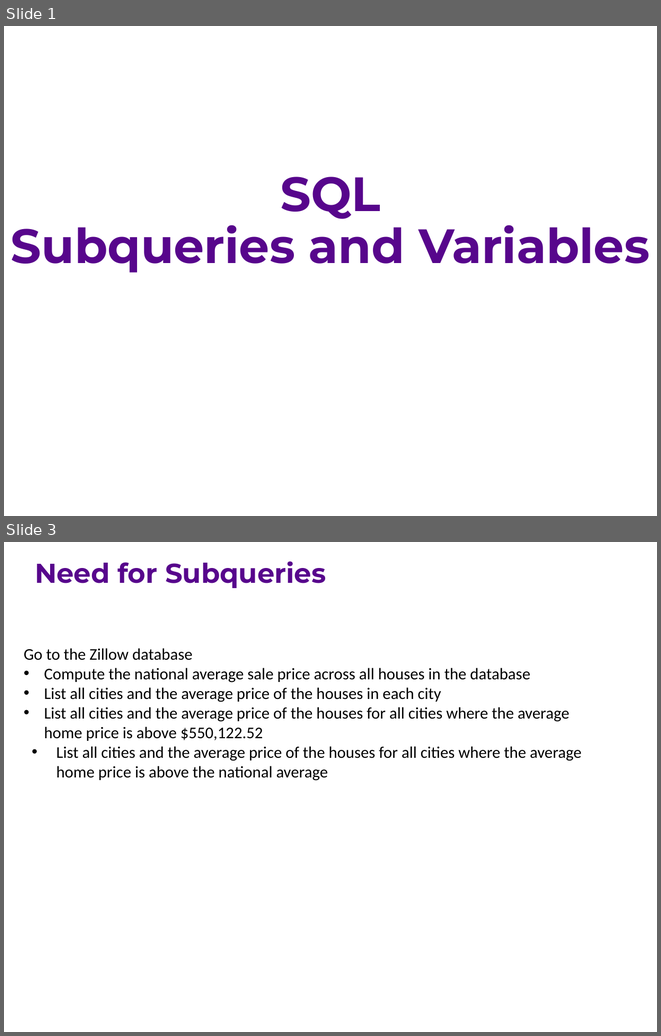
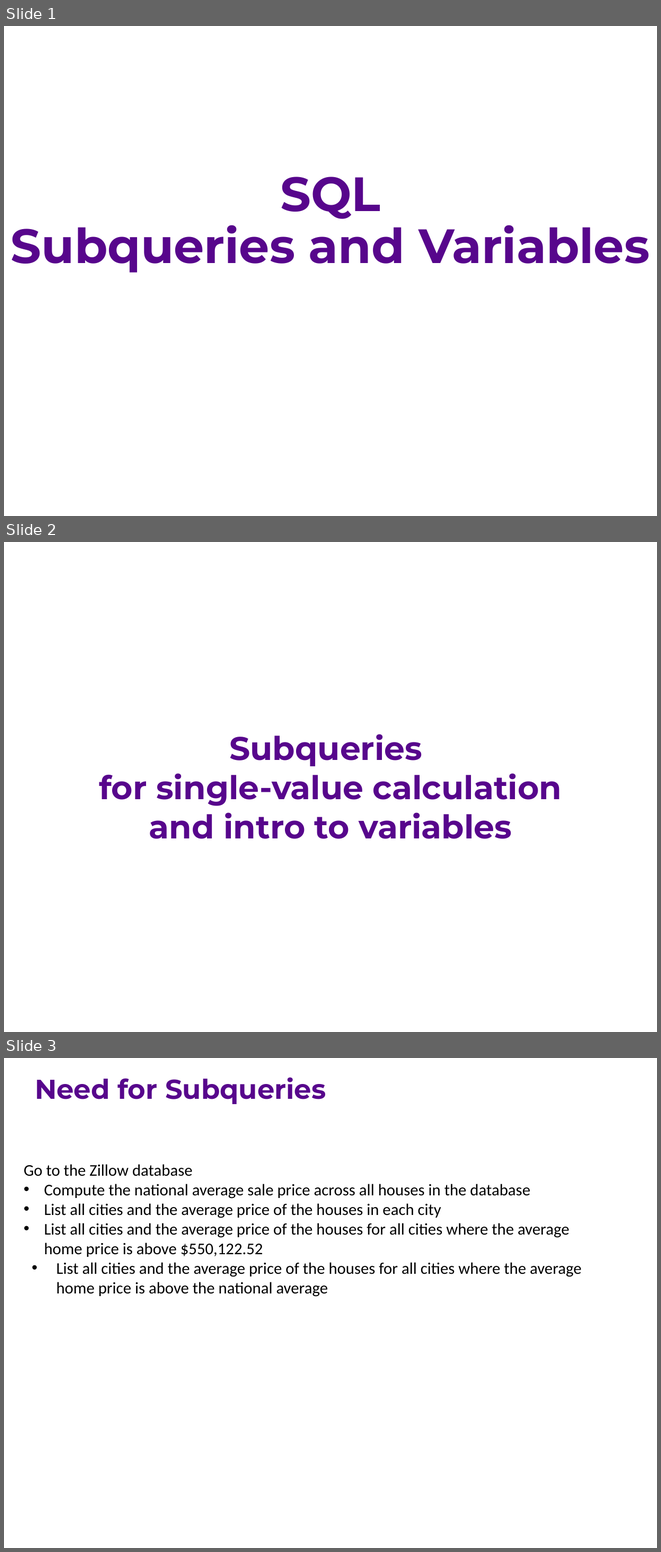
Before and after one commit to ipeirotis/introduction-to-databases, a slide deck: session6/F-SQL_Subqueries.pptx. Shown one above the other, each under a label of ours: slides 1 and 3 before the commit, slides 1, 2 and 3 after it; the slides between them are not shown. The pictures are 661x1036 and 661x1552 pixels, drawn with LibreOffice and Linux fonts; fonts in the diff are those of the drawing. Boxes give left, top, right and bottom in pixels: in the first picture for what was removed or moved away, otherwise in the second. Text is boxed around its words. In the diff, an @@ line names an element or a change of style, - is before the commit and + after.

```diff
--- a/session6/F-SQL_Subqueries.pptx
+++ b/session6/F-SQL_Subqueries.pptx
@@ slide 2 added at <box>4,542,657,1032</box>, background #FFFFFF @@
@@ text added at <box>99,734,562,839</box>, 36 pt, text #57068C, bold @@
+Subqueries
+for single-value calculation
+and intro to variables
```
Also in this commit, not shown: 5 slides changed, 6 other slides added, 4 slides removed.
